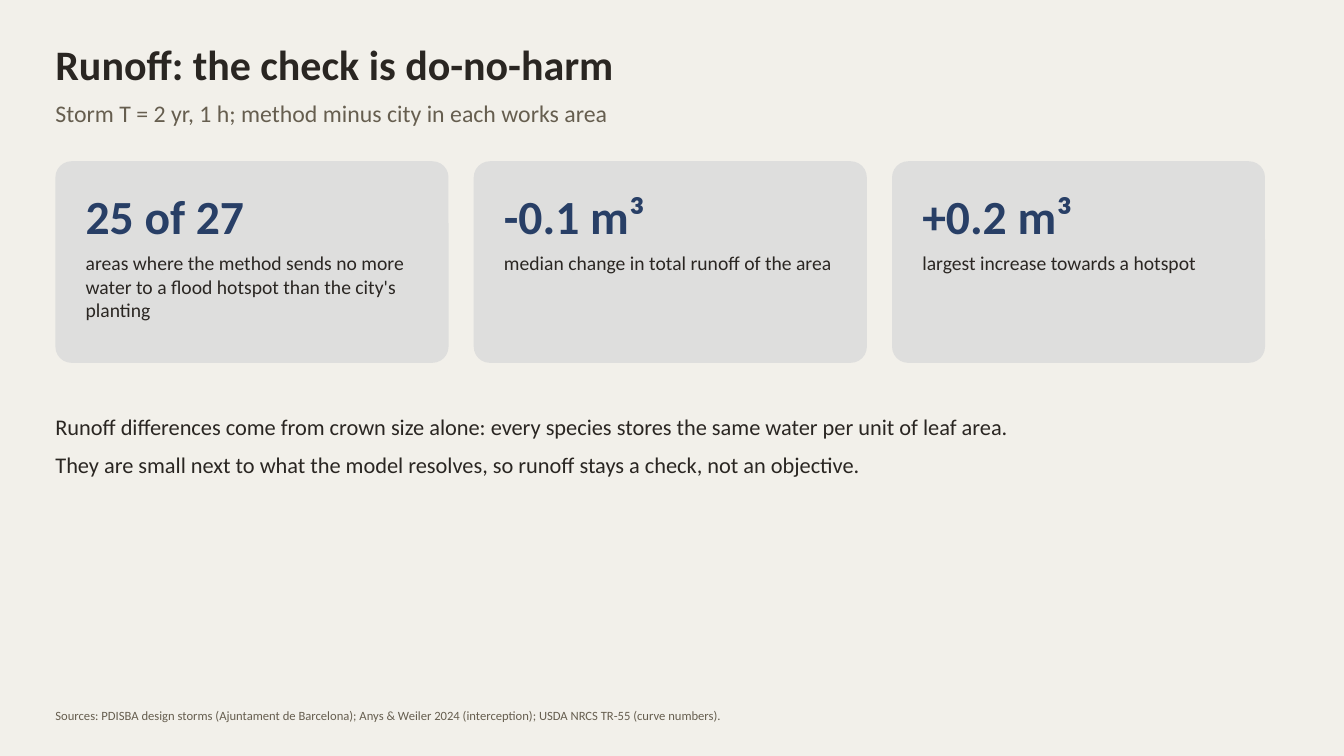
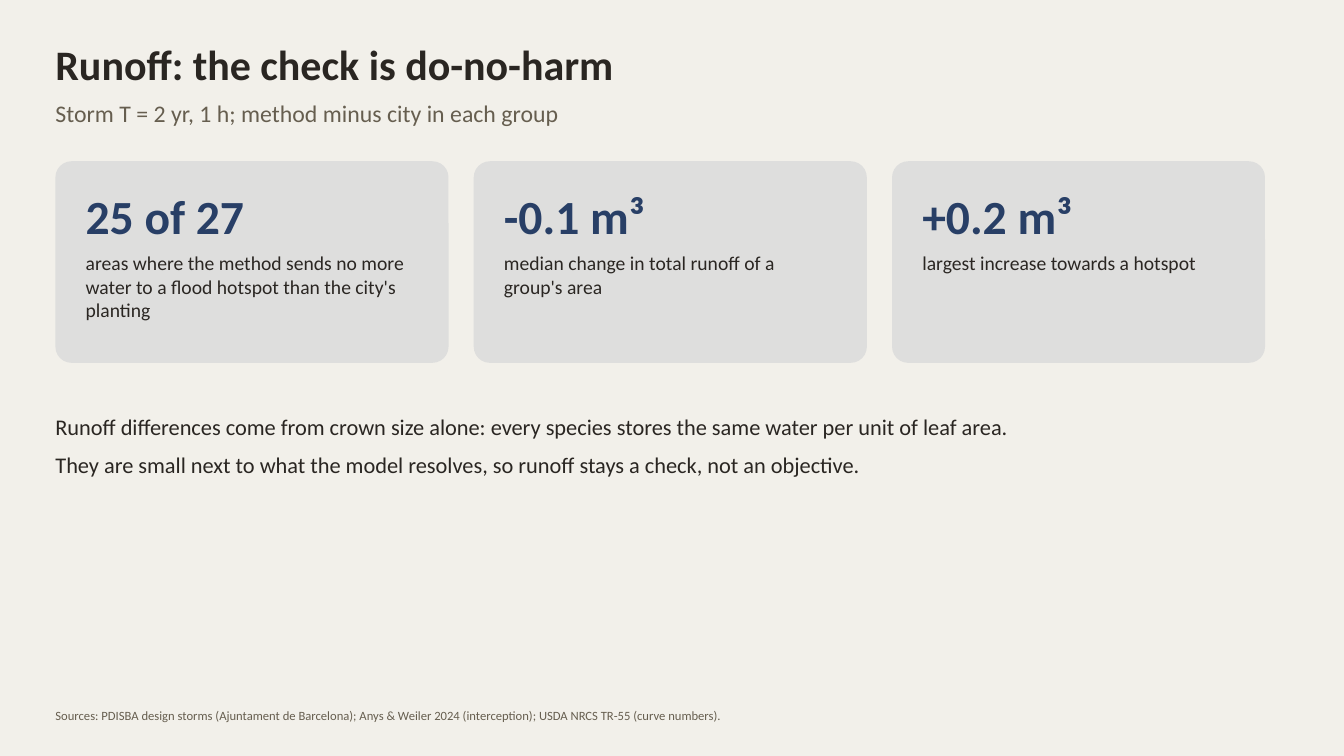
Before and after one commit to giofox96/shade-and-sponge, a slide deck: slide 8 of slides/backtest_works.pptx (slide 7 before the commit). Drawn at 1344x756 pixels with LibreOffice and Linux fonts; fonts in the diff are those of the drawing. Boxes give left, top, right and bottom in pixels: in the first picture for what was removed or moved away, otherwise in the second. Text is boxed around its words. In the diff, an @@ line names an element or a change of style, - is before the commit and + after.

```diff
--- a/slides/backtest_works.pptx
+++ b/slides/backtest_works.pptx
@@ text at box(55, 105, 558, 126): text changed @@
-Storm T = 2 yr, 1 h; method minus city in each works area
+Storm T = 2 yr, 1 h; method minus city in each group
@@ text at box(504, 256, 774, 298): text changed @@
-median change in total runoff of the area
+median change in total runoff of a group's area
```
Also in this commit, not shown: 8 other slides changed, 1 slide added, 3 other files.
